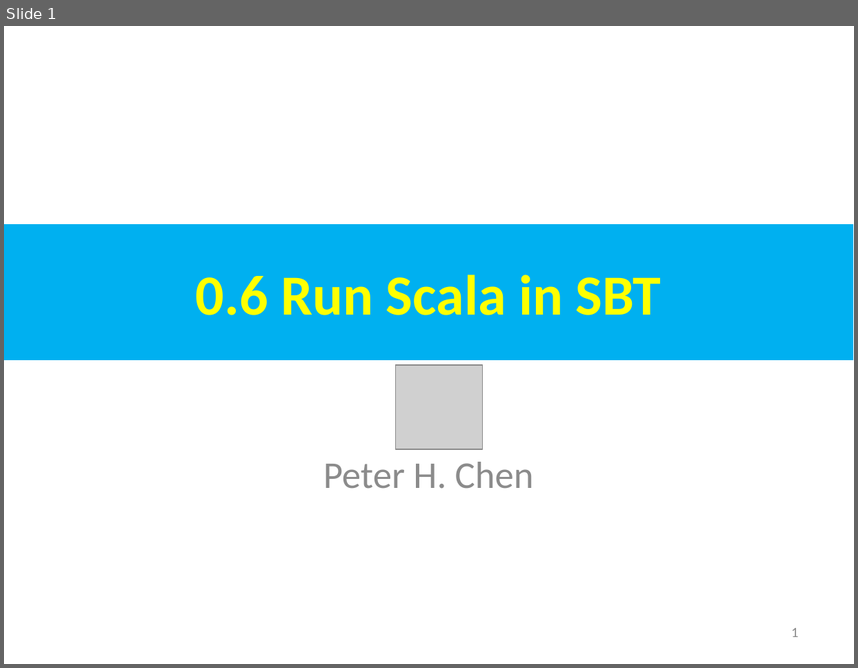
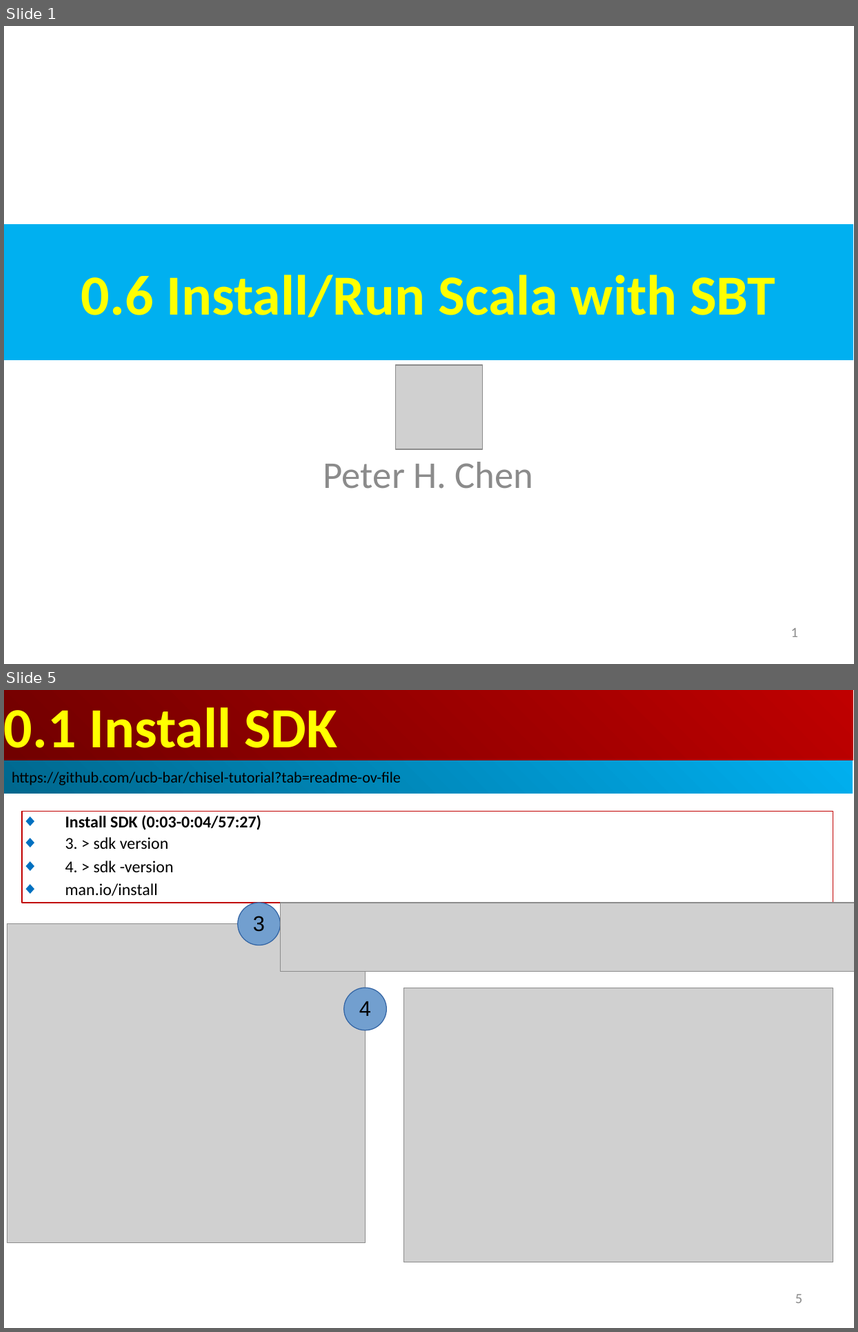
Before and after one commit to peterhchen/AIU_CS800_Chisel, a slide deck: 002_Tool/000_Video/000.06_Run_Scala_SBT.ppt. Shown one above the other, each under a label of ours: slide 1 before the commit, slides 1 and 5 after it; the slides between them are not shown. The pictures are 858x668 and 858x1332 pixels, drawn with LibreOffice and Linux fonts; fonts in the diff are those of the drawing; grey boxes stand for pictures. Boxes give left, top, right and bottom in pixels: in the first picture for what was removed or moved away, otherwise in the second. Text is boxed around its words. In the diff, an @@ line names an element or a change of style, - is before the commit and + after.

```diff
--- a/002_Tool/000_Video/000.06_Run_Scala_SBT.ppt
+++ b/002_Tool/000_Video/000.06_Run_Scala_SBT.ppt
@@ slide 5 added at (4, 690, 854, 1328), background #FFFFFF @@
@@ rectangle added at (4, 690, 853, 760), fill gradient #BF0000 to #710000, 48 pt, text #FFFF00, bold @@
+0.1 Install SDK
@@ rectangle added at (4, 760, 853, 793), fill gradient #00AFEF to #00688E, 13 pt, text #000000 @@
+https://github.com/ucb-bar/chisel-tutorial?tab=readme-ov-file
@@ rectangle added at (22, 811, 833, 903), outline #C00000 0.74 pt, 14 pt, text #000000 @@
+◆ Install SDK (0:03-0:04/57:27)
+◆ 3. > sdk version
+◆ 4. > sdk -version
+◆ man.io/install
@@ ellipse added at (238, 903, 280, 945), fill #729FCF, outline #3465A4 0.74 pt, 18 pt, text #000000 @@
+3
@@ picture added at (280, 903, 854, 972) @@
@@ picture added at (7, 924, 366, 1243) @@
@@ ellipse added at (344, 987, 386, 1030), fill #729FCF, outline #3465A4 0.74 pt, 18 pt, text #000000 @@
+4
@@ picture added at (404, 987, 833, 1261) @@
@@ page number added at (795, 1294, 802, 1303), 12 pt, text #8B8B8B @@
+5
@@ slide 1 changed as well @@
@@ text in rectangle at (81, 274, 775, 317): text changed @@
-0.6 Run Scala in SBT
+0.6 Install/Run Scala with SBT
```
Also in this commit, not shown: 1 other slide changed, 12 other slides added, 1 slide removed, 2 other files.
